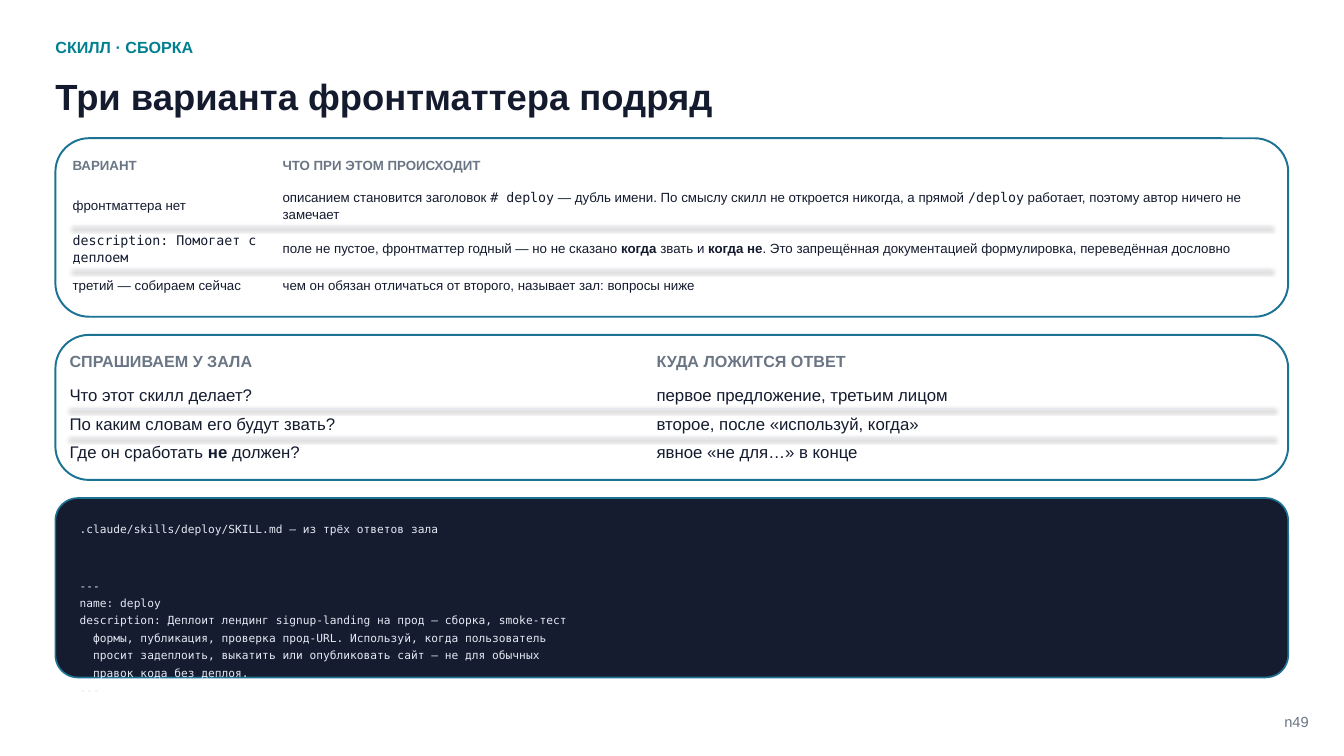
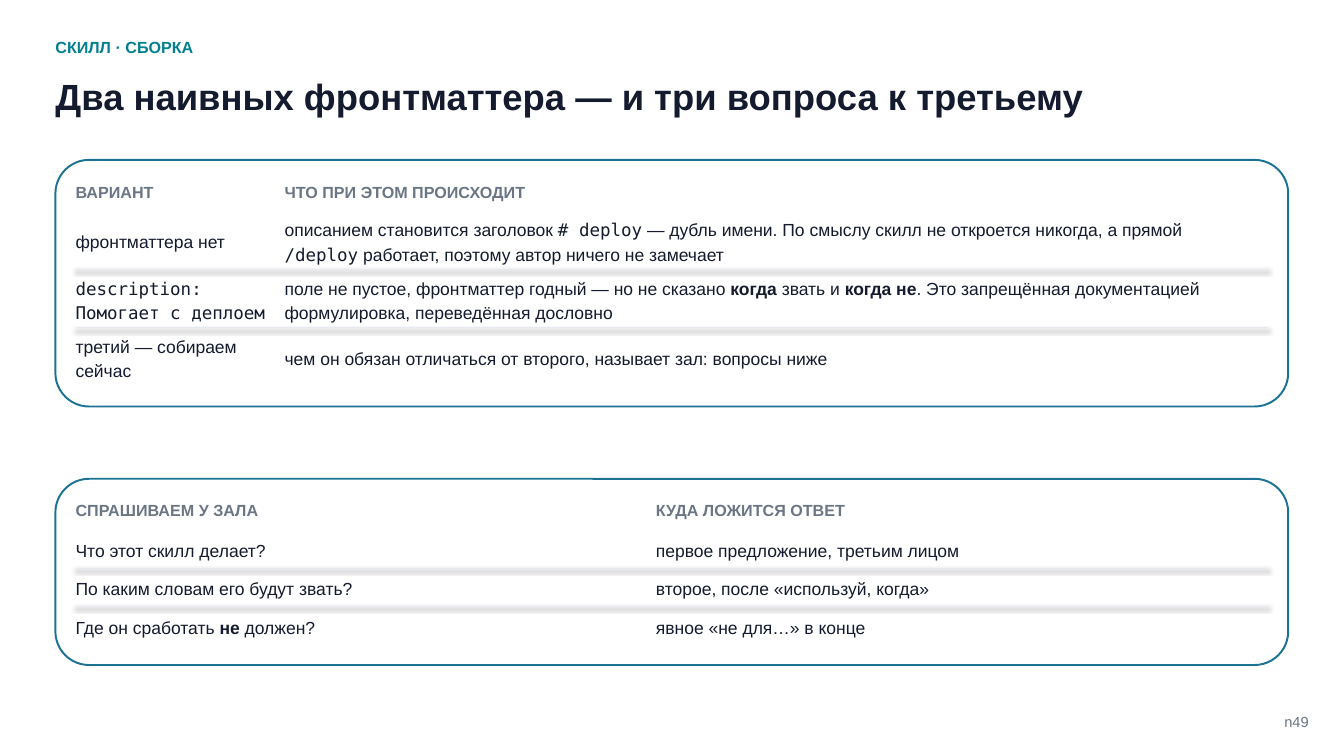
Before and after one commit to tellina-study/AI-usage-lessons, a slide deck: slide 51 of library/seminars/sem-05/rendered/sem-05.pptx. Drawn at 1344x756 pixels with LibreOffice and Linux fonts; fonts in the diff are those of the drawing. Boxes give left, top, right and bottom in pixels: in the first picture for what was removed or moved away, otherwise in the second. Text is boxed around its words. In the diff, an @@ line names an element or a change of style, - is before the commit and + after.

Commit message:
Соавторство больше не печатает ответ под вопросом: продиктованное залом уехало на следующий слайд; реестр схем догнал сдвиг #211

```diff
--- a/library/seminars/sem-05/rendered/sem-05.pptx
+++ b/library/seminars/sem-05/rendered/sem-05.pptx
@@ text at (55, 83, 1083, 118): text changed @@
-Три варианта фронтматтера подряд
+Два наивных фронтматтера — и три вопроса к третьему
@@ rounded rectangle: place and size @@
-rounded rectangle at (55, 138, 1289, 317)
+rounded rectangle at (55, 160, 1289, 407)
@@ rounded rectangle at (55, 160, 1289, 407): proportions changed @@
@@ text "ВАРИАНТ" at (76, 187, 154, 198): size 9.5 to 11.5 pt @@
@@ text "ВАРИАНТ": place and size @@
-text "ВАРИАНТ" at (73, 161, 137, 170)
+text "ВАРИАНТ" at (76, 187, 154, 198)
@@ text "ЧТО ПРИ ЭТОМ ПРОИСХОДИТ": place and size @@
-text "ЧТО ПРИ ЭТОМ ПРОИСХОДИТ" at (283, 161, 481, 173)
+text "ЧТО ПРИ ЭТОМ ПРОИСХОДИТ" at (285, 187, 525, 201)
@@ text "ЧТО ПРИ ЭТОМ ПРОИСХОДИТ" at (285, 187, 525, 201): size 9.5 to 11.5 pt @@
@@ text "фронтматтера нет": place and size @@
-text "фронтматтера нет" at (73, 200, 186, 213)
+text "фронтматтера нет" at (76, 235, 225, 252)
@@ text "описанием становится заголовок # deploy ...": place and size @@
-text "описанием становится заголовок # deploy ..." at (283, 191, 1241, 219)
+text "описанием становится заголовок # deploy ..." at (285, 223, 1182, 265)
@@ text "description: Помогает с деплоем": place and size @@
-text "description: Помогает с деплоем" at (73, 235, 256, 264)
+text "description: Помогает с деплоем" at (76, 281, 265, 322)
@@ text "поле не пустое, фронтматтер годный ...": place and size @@
-text "поле не пустое, фронтматтер годный ..." at (283, 243, 1231, 256)
+text "поле не пустое, фронтматтер годный ..." at (285, 282, 1199, 323)
@@ size 9.5 to 12.5 pt; line spacing 1.09 to 1.15 in 6 elements at (285, 223, 1182, 265), (76, 235, 225, 252), (285, 282, 1199, 323), (76, 281, 265, 322), (285, 352, 828, 369), (76, 340, 237, 377) @@
@@ text "третий — собираем сейчас": place and size @@
-text "третий — собираем сейчас" at (73, 280, 241, 293)
+text "третий — собираем сейчас" at (76, 340, 237, 377)
@@ line moved from (70, 408) - (1274, 408) to (76, 328) - (1268, 328) @@
@@ text "чем он обязан отличаться от ...": place and size @@
-text "чем он обязан отличаться от ..." at (283, 280, 695, 293)
+text "чем он обязан отличаться от ..." at (285, 352, 828, 369)
@@ rounded rectangle removed at (55, 335, 1289, 480) @@
@@ rounded rectangle: place and size @@
-rounded rectangle at (55, 498, 1289, 678)
+rounded rectangle at (55, 479, 1289, 665)
@@ rounded rectangle at (55, 479, 1289, 665): fill #161C30 to #FFFFFF; outline #1C7293 1.2 pt to #1C7293 1.4 pt; proportions changed @@
@@ text "СПРАШИВАЕМ У ЗАЛА": place and size @@
-text "СПРАШИВАЕМ У ЗАЛА" at (70, 356, 252, 367)
+text "СПРАШИВАЕМ У ЗАЛА" at (76, 505, 258, 516)
@@ text "КУДА ЛОЖИТСЯ ОТВЕТ": place and size @@
-text "КУДА ЛОЖИТСЯ ОТВЕТ" at (657, 356, 846, 370)
+text "КУДА ЛОЖИТСЯ ОТВЕТ" at (656, 505, 845, 519)
@@ text "Что этот скилл делает?": place and size @@
-text "Что этот скилл делает?" at (70, 389, 252, 405)
+text "Что этот скилл делает?" at (76, 544, 265, 561)
@@ text removed at (80, 524, 567, 662) @@
-.claude/skills/deploy/SKILL.md — из трёх ответов зала
----
-name: deploy
-description: Деплоит лендинг signup-landing на прод — сборка, smoke-тест
-формы, публикация, проверка прод-URL. Используй, когда пользователь
-просит задеплоить, выкатить или опубликовать сайт — не для обычных
-правок кода без деплоя.
----
@@ text "первое предложение, третьим лицом": place and size @@
-text "первое предложение, третьим лицом" at (657, 392, 947, 405)
+text "первое предложение, третьим лицом" at (656, 547, 960, 561)
@@ text "По каким словам его будут ...": place and size @@
-text "По каким словам его будут ..." at (70, 417, 335, 434)
+text "По каким словам его будут ..." at (76, 582, 352, 599)
@@ line moved from (70, 438) - (1274, 438) to (76, 569) - (1268, 569) @@
@@ text "второе, после «используй, когда»": place and size @@
-text "второе, после «используй, когда»" at (657, 417, 919, 434)
+text "второе, после «используй, когда»" at (656, 582, 929, 599)
@@ size 12 to 12.5 pt; line spacing 1.04 to 1.15 in 6 elements at (656, 547, 960, 561), (76, 544, 265, 561), (656, 582, 929, 599), (76, 582, 352, 599), (656, 624, 866, 638), (76, 621, 316, 638) @@
@@ text "Где он сработать не должен?": place and size @@
-text "Где он сработать не должен?" at (70, 445, 300, 462)
+text "Где он сработать не должен?" at (76, 621, 316, 638)
@@ line moved from (73, 227) - (1271, 227) to (76, 607) - (1268, 607) @@
@@ text "явное «не для…» в конце": place and size @@
-text "явное «не для…» в конце" at (657, 449, 858, 462)
+text "явное «не для…» в конце" at (656, 624, 866, 638)
```
Also in this commit, not shown: 16 other slides changed, 2 slides added, 22 other files.
